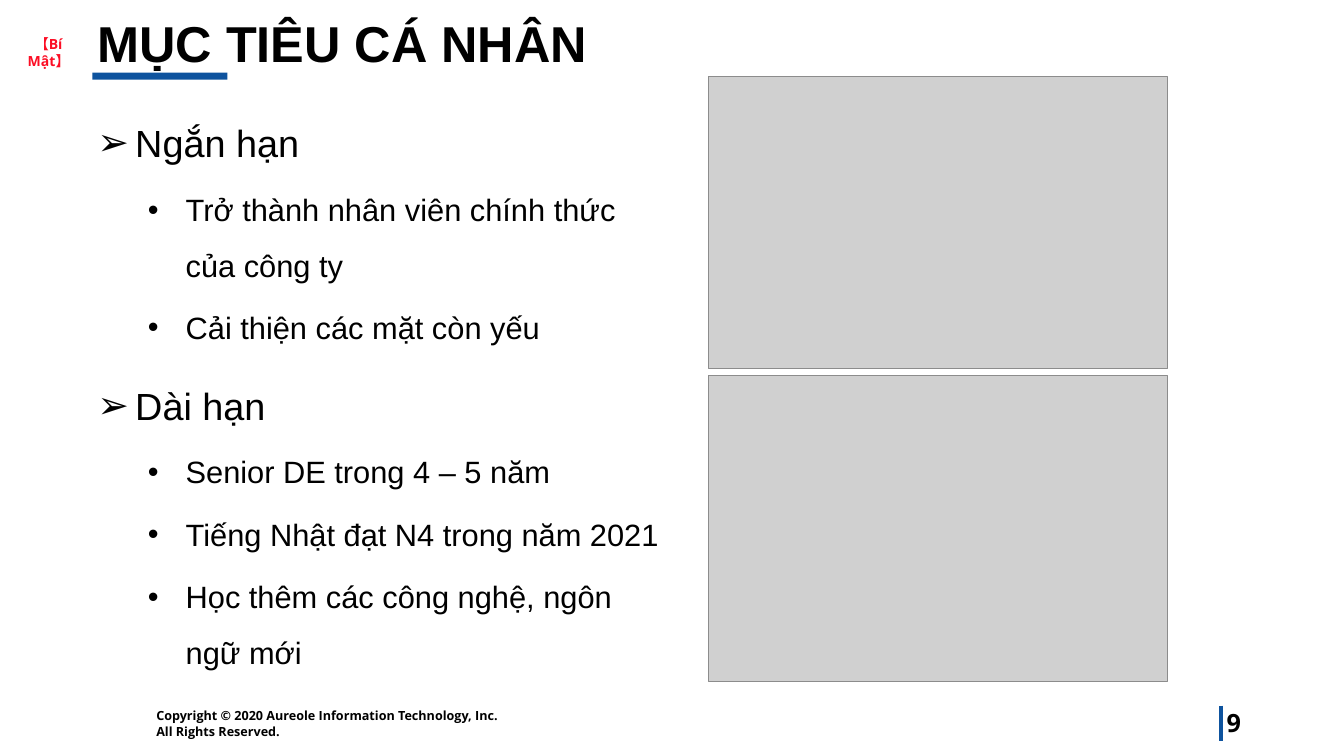
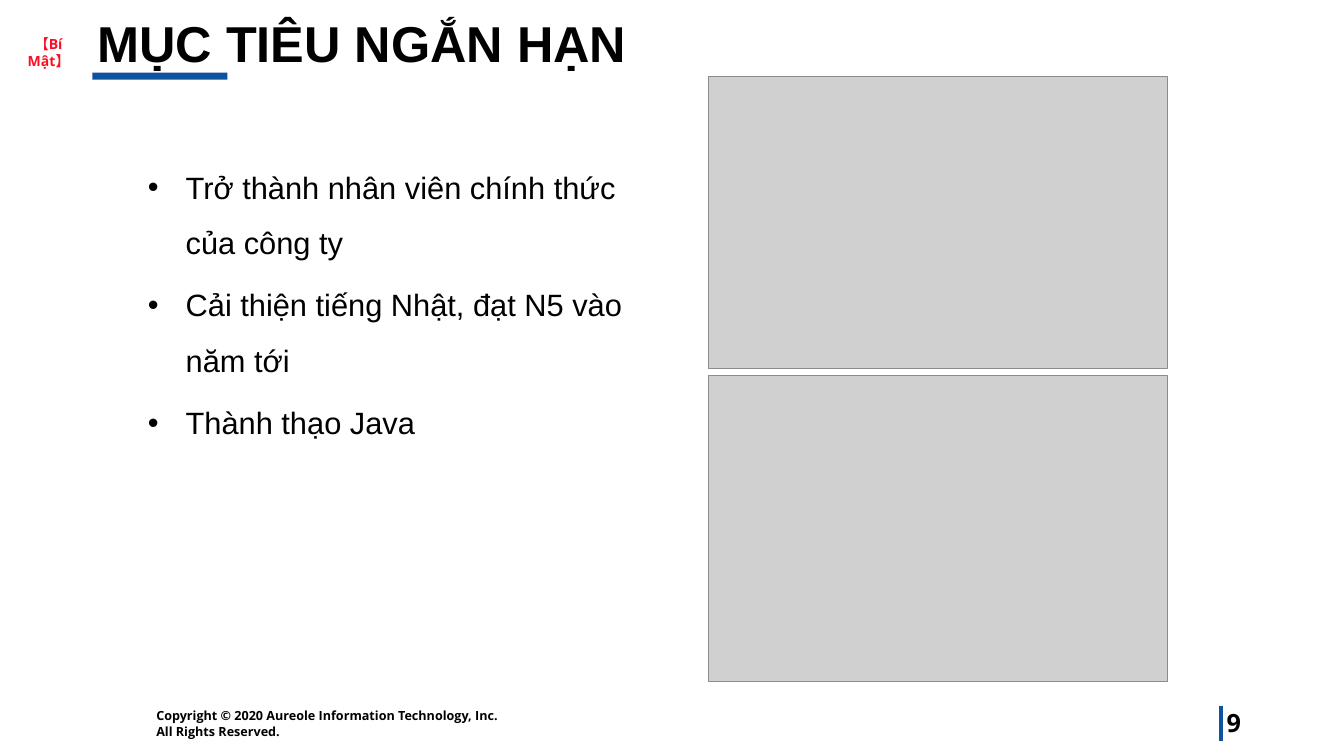
Before and after one commit to cuongdtvt/BOD1, a slide deck: slide 9 of PR-K03/cuongttc.pptx. Drawn at 1344x756 pixels with LibreOffice and Linux fonts; fonts in the diff are those of the drawing; grey boxes stand for pictures; background and template pictures are left out. Boxes give left, top, right and bottom in pixels: in the first picture for what was removed or moved away, otherwise in the second. Text is boxed around its words. In the diff, an @@ line names an element or a change of style, - is before the commit and + after.

```diff
--- a/PR-K03/cuongttc.pptx
+++ b/PR-K03/cuongttc.pptx
@@ title at (97, 22, 626, 71): text changed @@
-MỤC TIÊU CÁ NHÂN
+MỤC TIÊU NGẮN HẠN
@@ text at (135, 128, 299, 165): paragraph removed @@
-➢ Ngắn hạn
@@ text at (186, 292, 622, 439): text changed @@
-  • Cải thiện các mặt còn yếu
-➢ Dài hạn
-  • Senior DE trong 4 – 5 năm
-  • Tiếng Nhật đạt N4 trong năm 2021
-  • Học thêm các công nghệ, ngôn ngữ mới
+  • Cải thiện tiếng Nhật, đạt N5 vào năm tới
+  • Thành thạo Java
```
Also in this commit, not shown: 4 other slides changed, 1 slide added, 1 other file.
